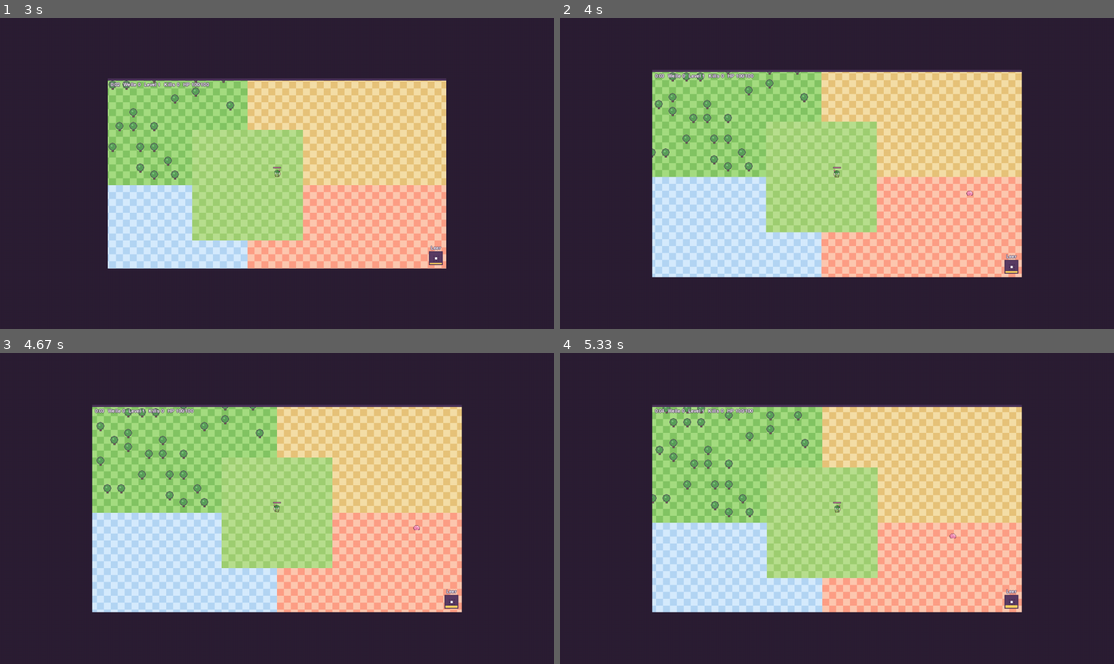
Above: before the commit, frames 1-4 (two rows, left to right).
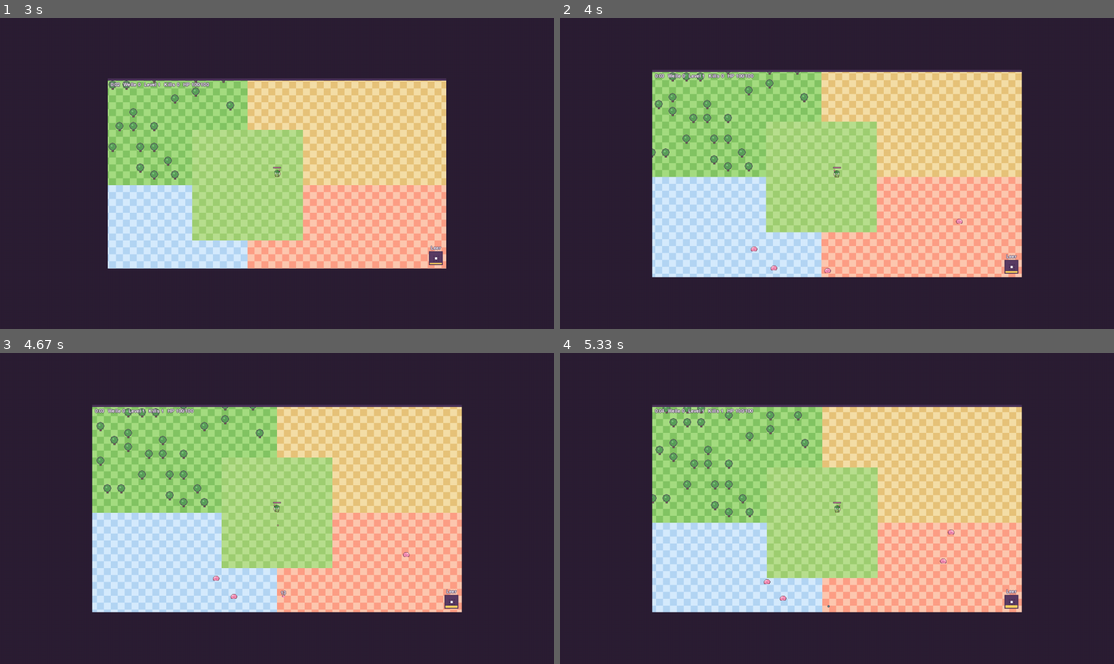
Above: after the commit, the same moments.

Repository: hannes-vnz/last_bean_standing
Game: pygame game, started from src/lastbean/__main__.py
Same seed, same stepped clock (60 frames per second), same inputs: the game is played once before the commit and once after it.
Inputs (mouse positions are in pixels of both pictures, inside the frame that each line leads up to):
- Up to frame 1 (3 s): type "ann" at 0.33 s; tap Enter at 0.67 s; click (277, 195) at 0.93 s; tap Space at 1.22 s; hold Right 1.55-2.02 s; tap - at 2.05, 2.87 s; hold Up 2.38-2.68 s; hold Right from 2.72 s (still down)
- Up to frame 2 (4 s): release Right at 3.18 s; hold Left 3.22-3.75 s; tap - at 3.37 s; hold Down from 3.78 s (still down)
- Up to frame 3 (4.67 s): release Down at 4.08 s; hold Left 4.12-4.52 s; tap - at 4.27 s; hold Up from 4.55 s (still down)
- Up to frame 4 (5.33 s): tap - at 4.7 s; release Up at 4.92 s; hold Right from 4.95 s (still down)

Frame 1 is identical in both runs. In frame 2, less than 0.1% of the frame differs, in the area x 34-75%, y 55-83%; in frame 3, less than 0.1%, in the area x 29-76%, y 17-80%; in frame 4, less than 0.1%.

Commit message:
Faster progression (variant C): cheaper levels, more enemies early, pickup radius 220

Diff:
--- a/data/balance.json
+++ b/data/balance.json
@@ -5,8 +5,8 @@
  "swarm_time_s": 1200,
  "max_alive_enemies": 350,
  "budget": {
-  "base": 10,
-  "linear": 5.5,
+  "base": 40,
+  "linear": 7.0,
   "quadratic": 0.22
  },
  "hp_mult": {
@@ -22,9 +22,9 @@
   "cap": 1.2
  },
  "xp_to_next": {
-  "base": 8,
-  "linear": 5,
-  "quadratic": 0.4
+  "base": 3,
+  "linear": 1.5,
+  "quadratic": 0.15
  },
  "elite_every_n_waves": 5,
  "boss_waves": {
@@ -44,7 +44,7 @@
  "tile_px": 32,
  "player_base": {
   "hp": 100,
-  "pickup_radius_px": 130,
+  "pickup_radius_px": 220,
   "i_frames_s": 0.6
  },
  "score": {
--- a/tests/test_package_a.py
+++ b/tests/test_package_a.py
@@ -13,7 +13,7 @@
 
 def test_new_values_from_data(make_config):
     cfg = make_config()
-    assert cfg.character.speed == 180 and cfg.character.attack_rate == 2.0 and cfg.character.pickup_radius == 130
+    assert cfg.character.speed == 180 and cfg.character.attack_rate == 2.0 and cfg.character.pickup_radius == 220
     assert dict(next(m for m in cfg.mobs if m.id == "batswarm").biome_weights)["forest"] == 0.5
 
 
@@ -78,4 +78,4 @@
     w = World(7, make_config(character={"hp": 10**9}))
     while w.time_s < 300:
         w.step([heuristic_input(w)])
-    assert w.players[0].level >= 6
+    assert w.players[0].level >= 12  # variant C: about level 14 to 16 by 5:00
--- a/tests/test_waves.py
+++ b/tests/test_waves.py
@@ -1,3 +1,6 @@
+import re
+from pathlib import Path
+
 import pytest
 
 from lastbean.bots import heuristic_input
@@ -7,9 +10,12 @@
 
 def test_budget_formula_matches_content_model(make_config):
     sc = make_config().scaling
-    # Values from the model table in docs/CONTENT.md (budget per wave).
-    for wave, budget in [(2, 22), (10, 87), (20, 208), (30, 373), (40, 582)]:
-        assert round(sc.wave_budget(wave)) == budget
+    # The model table in docs/CONTENT.md (generated from the same data) lists the budget per wave.
+    table = Path(__file__).resolve().parents[1].joinpath("docs", "CONTENT.md").read_text(encoding="utf-8")
+    rows = re.findall(r"^\| \d+ \| (\d+) \| (\d+) \|", table, re.M)
+    assert len(rows) >= 4
+    for wave, budget in rows:
+        assert round(sc.wave_budget(int(wave))) == int(budget)
     assert sc.wave_budget(10, difficulty=1.2) == pytest.approx(1.2 * sc.wave_budget(10))
     assert sc.wave_budget(10, player_count=2) == sc.wave_budget(10)  # co-op factor still open (0)
 
@@ -19,7 +25,7 @@
     assert sc.hp_mult(0) == 1.0 and round(sc.hp_mult(5), 1) == 1.8 and round(sc.hp_mult(10), 1) == 3.2
     assert round(sc.damage_mult(10), 1) == 1.9
     assert sc.speed_mult(5) == pytest.approx(1.05) and sc.speed_mult(60) == 1.2
-    assert sc.xp_needed(1) == pytest.approx(8 + 5 + 0.4)  # flatter curve since 28.10.2026
+    assert sc.xp_needed(1) == pytest.approx(3 + 1.5 + 0.15)  # faster progression (variant C, 28.10.2026)
 
 
 def spawned_costs(world: World, ticks: int) -> float:
--- a/tools/build_content.py
+++ b/tools/build_content.py
@@ -14,14 +14,14 @@
 # ---------------------------------------------------------------------------- Balance
 BALANCE = {
     "tick_hz": 60, "wave_interval_s": 30, "max_wave": 40, "swarm_time_s": 1200, "max_alive_enemies": 350,
-    "budget": {"base": 10, "linear": 5.5, "quadratic": 0.22},           # je Welle w: base + linear*w + quadratic*w^2
+    "budget": {"base": 40, "linear": 7.0, "quadratic": 0.22},           # je Welle w: base + linear*w + quadratic*w^2 (mehr Gegner früh, seit 28.10.2026)
     "hp_mult": {"linear": 0.10, "quadratic": 0.012},                     # 1 + a*m + b*m^2, m = Minuten
     "damage_mult": {"linear": 0.05, "quadratic": 0.004},
     "speed_mult": {"linear": 0.01, "cap": 1.2},
-    "xp_to_next": {"base": 8, "linear": 5, "quadratic": 0.4},            # Level L -> L+1 (flacher seit 28.10.2026)
+    "xp_to_next": {"base": 3, "linear": 1.5, "quadratic": 0.15},        # Level L -> L+1 (Vorschlag C, 28.10.2026)
     "elite_every_n_waves": 5, "boss_waves": {"10": "ildra", "15": "skarra", "20": "kalthorn", "30": "ignarok"},
     "spawn_distance_px": [520, 700], "arena_tiles": [60, 60], "tile_px": 32,
-    "player_base": {"hp": 100, "pickup_radius_px": 130, "i_frames_s": 0.6},
+    "player_base": {"hp": 100, "pickup_radius_px": 220, "i_frames_s": 0.6},
     "score": {"per_second": 2, "per_kill": 5, "per_level": 20, "per_boss": 500, "victory_bonus": 20000, "swarm_per_10s": 1000},
     "rarity_weights": {"common": 60, "uncommon": 25, "rare": 10, "epic": 4, "legendary": 1},
     "luck_shift_per_point": 0.4, "level_up_choices": 3, "elite_chest_min_rarity": "rare",
Not shown, changed: README.md
Not shown, changed: docs/CONTENT.md
Not shown, changed: docs/ROADMAP.md
